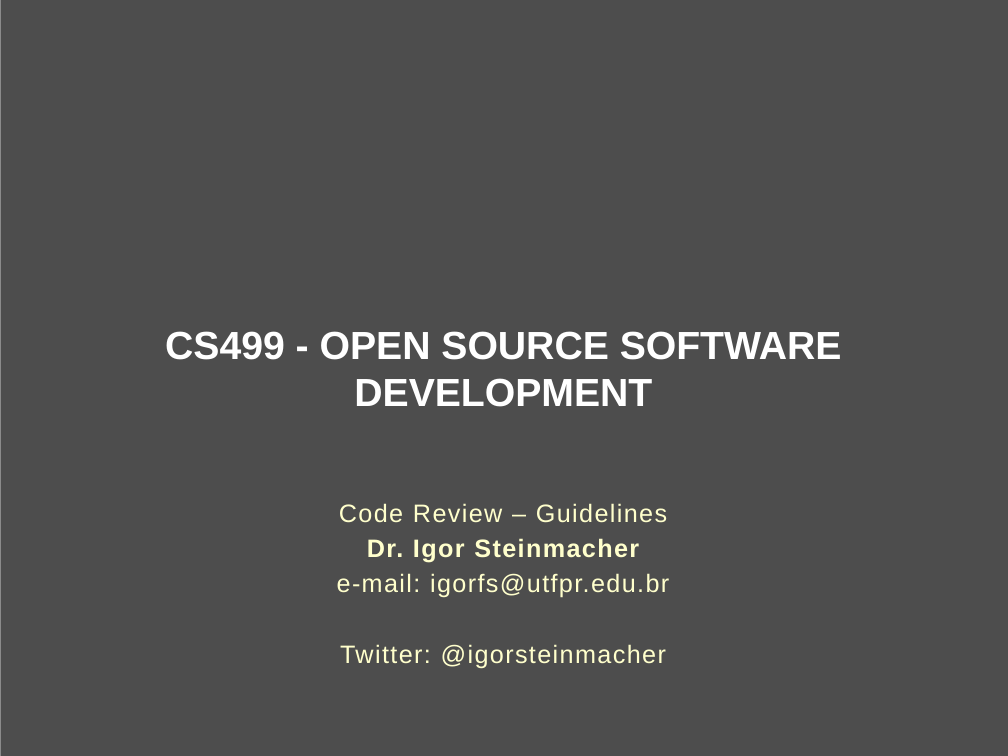
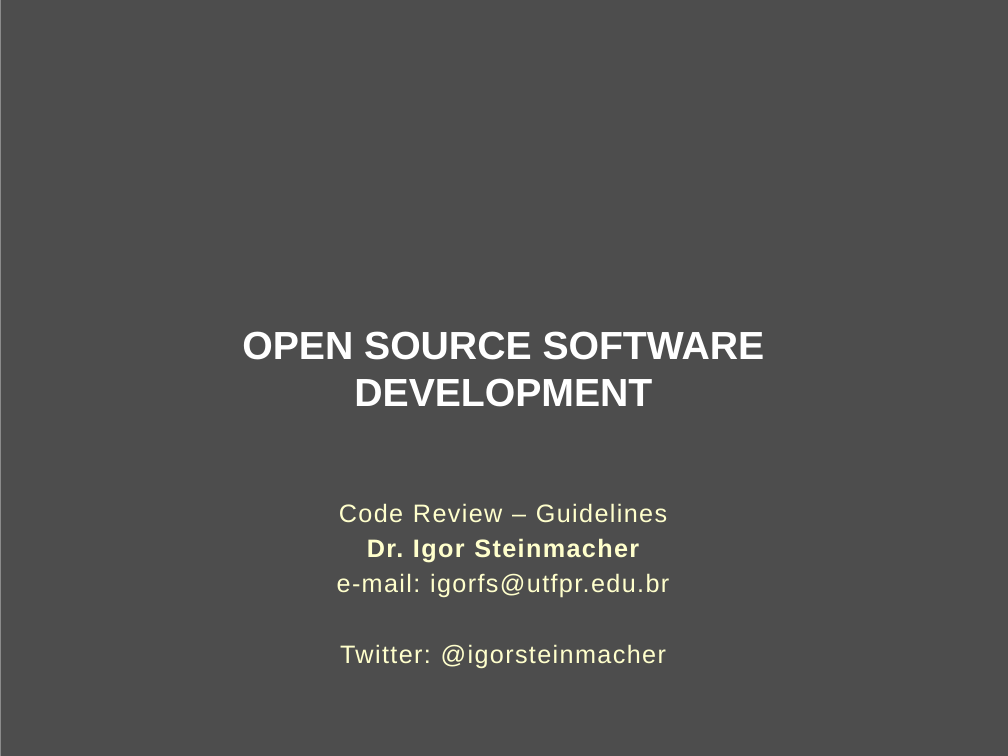
Before and after one commit to igorsteinmacher/SL-Mestrado, a slide deck: slide 1 of notes/Lecture_04.pptx. Drawn at 1008x756 pixels with LibreOffice and Linux fonts; fonts in the diff are those of the drawing. Boxes give left, top, right and bottom in pixels: in the first picture for what was removed or moved away, otherwise in the second. Text is boxed around its words. In the diff, an @@ line names an element or a change of style, - is before the commit and + after.

```diff
--- a/notes/Lecture_04.pptx
+++ b/notes/Lecture_04.pptx
@@ title at (x1=242, y1=331, x2=765, y2=407): text changed @@
-CS499 - OPEN SOURCE SOFTWARE DEVELOPMENT
+OPEN SOURCE SOFTWARE DEVELOPMENT
```
Also in this commit, not shown: 3 other files.
